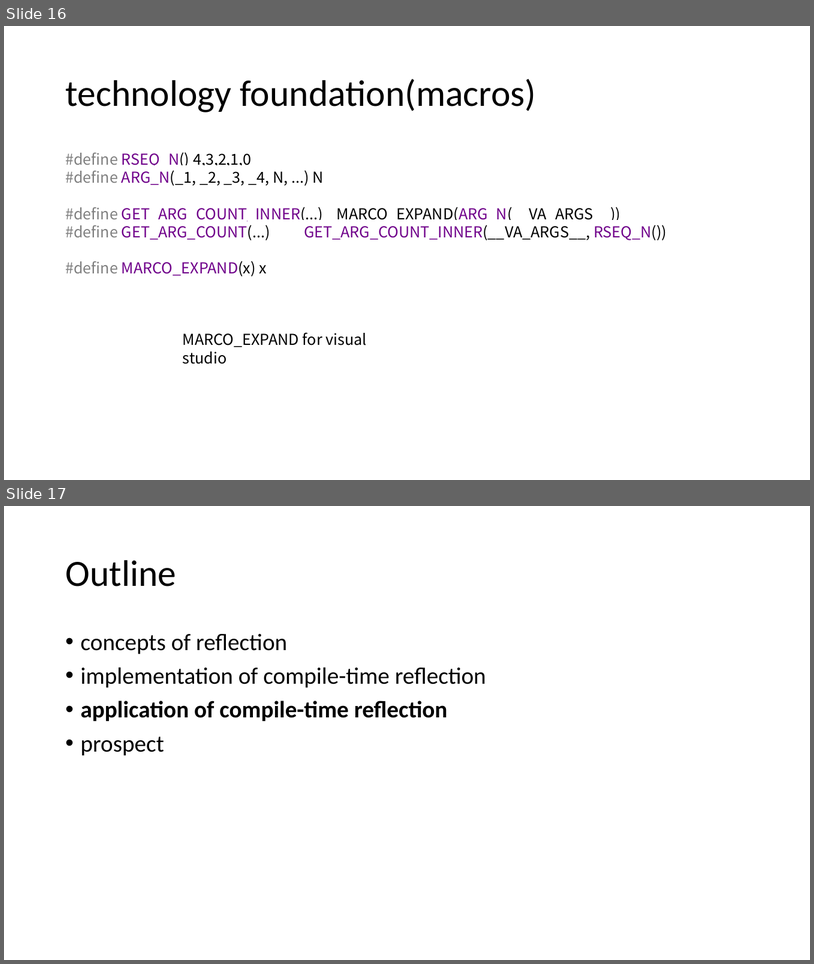
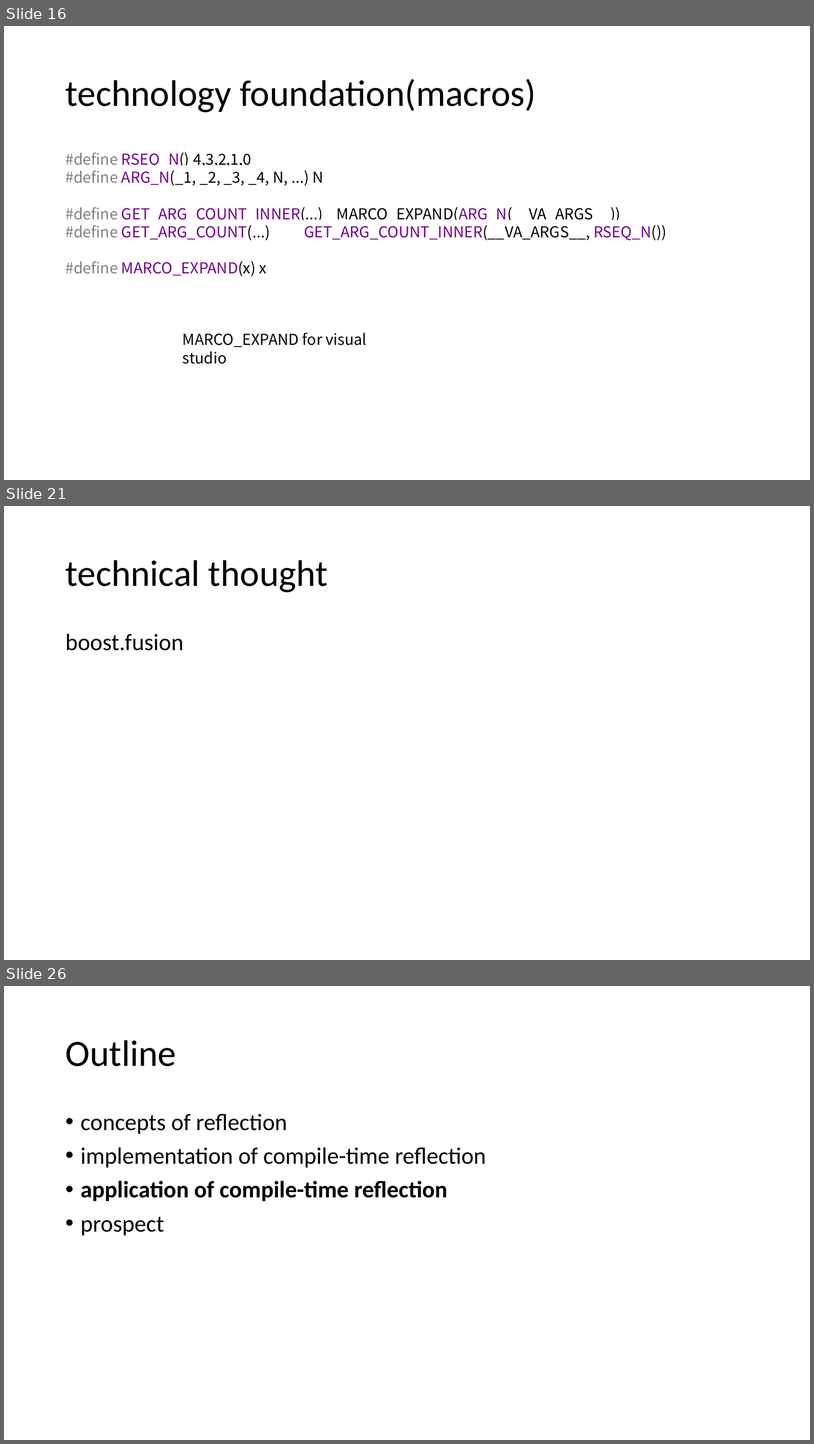
Before and after one commit to qicosmos/cppcon2017, a slide deck: cppcon2017.pptx. Shown one above the other, each under a label of ours: slides 16 and 17 before the commit, slides 16, 21 and 26 after it; the slides between them are not shown. The pictures are 814x964 and 814x1444 pixels, drawn with LibreOffice and Linux fonts; fonts in the diff are those of the drawing. Boxes give left, top, right and bottom in pixels: in the first picture for what was removed or moved away, otherwise in the second. Text is boxed around its words. In the diff, an @@ line names an element or a change of style, - is before the commit and + after.

```diff
--- a/cppcon2017.pptx
+++ b/cppcon2017.pptx
@@ slide 21 added at (x1=4, y1=506, x2=810, y2=960), background #FFFFFF @@
@@ title added at (x1=65, y1=560, x2=328, y2=592), 44 pt, text #000000 @@
+technical thought
@@ text added at (x1=65, y1=633, x2=183, y2=651), 28 pt, text #000000 @@
+boost.fusion
@@ what was slide 17 is now slide 26 @@
```
Also in this commit, not shown: 1 slide changed, 8 other slides added.
